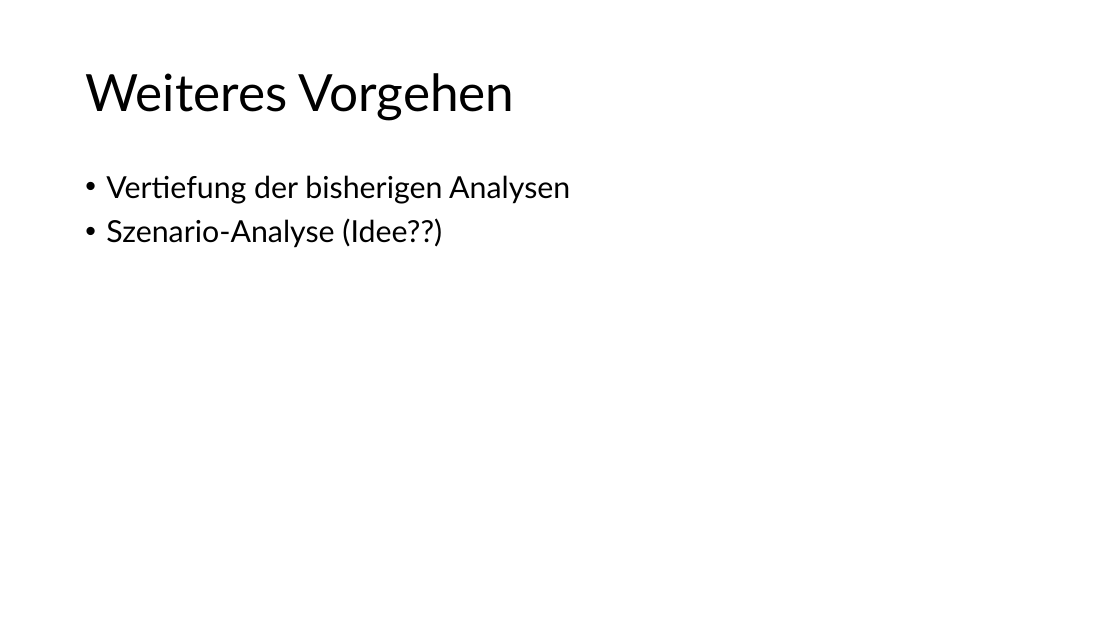
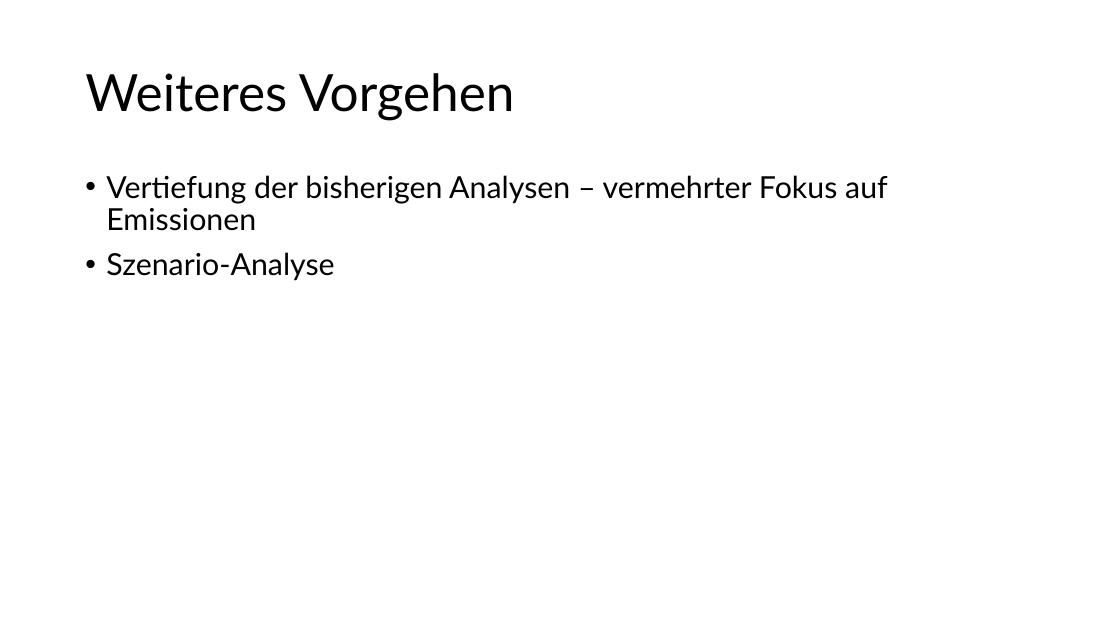
Before and after one commit to larissa-marti/ANM_Gruppe_Y, a slide deck: slide 21 of Zwischenpräsi.pptx. Drawn at 1120x630 pixels with LibreOffice and Linux fonts; fonts in the diff are those of the drawing. Boxes give left, top, right and bottom in pixels: in the first picture for what was removed or moved away, otherwise in the second. Text is boxed around its words. In the diff, an @@ line names an element or a change of style, - is before the commit and + after.

```diff
--- a/Zwischenpräsi.pptx
+++ b/Zwischenpräsi.pptx
@@ text at (106,175,888,280): text changed @@
-• Vertiefung der bisherigen Analysen
-• Szenario-Analyse (Idee??)
+• Vertiefung der bisherigen Analysen – vermehrter Fokus auf Emissionen
+• Szenario-Analyse
```
Also in this commit, not shown: 1 slide added.
